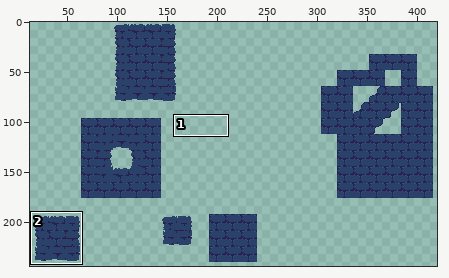
Pixel-art file: Assets/Sprites/Tiles/background_bricks.aseprite. The first picture is a wide view before the edit; the outline marks the close-up.
Close-up. Old version:
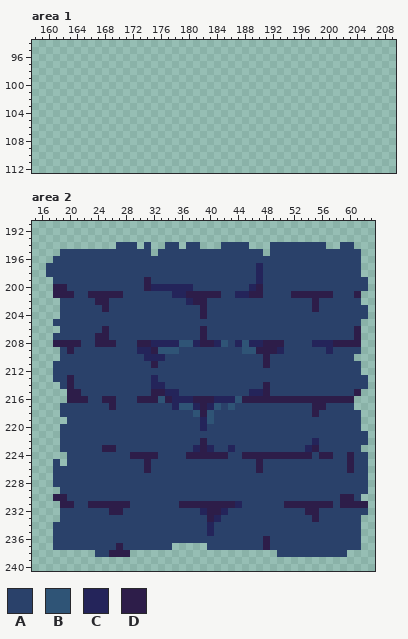
480x480 pixels, 1 frame. Shown: area 1: x 158..209, y 94..112; area 2: x 15..63, y 191..240. The wide view leaves out empty margins. The commit also changed other parts of the picture, which this record leaves out.
Palette (. is transparent): A #2a416a  B #2f5476  C #24245a  D #2d1d49
And afterwards:
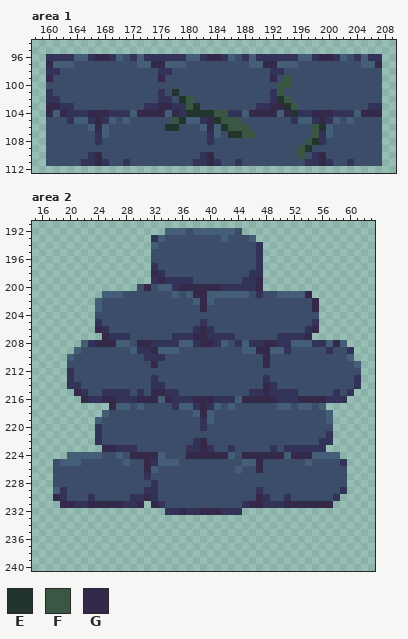
Colours new in this view: E #23342c  F #3a5744  G #352949
Changes in this commit:
colour A: #2a416a -> #3c4d6a
colour B: #2f5476 -> #435e76
colour C: #24245a -> #33335a
Area 1:
y 96: x 160..207 ................................................ -> CCCCBBCGGCBACBCCCCCCBBCGGCBACBCCCCCCBBCGGCBACBCC
y 97: x 160..207 ................................................ -> GBBBAAAAAAAAABBGGBBBAAAAAAAAABBGGBBBAAAAAAAAABBG
y 98: x 160..207 ................................................ -> CCAAAAAAAAAAAAAACCAAAAAAAAAAAAAACCAAAAAAAAAAAAAA
y 99: x 160..207 ................................................ -> GAAAAAAAAAAAAAAAGAAAAAAAAAAAAAAAGAFAAAAAAAAAAAAA
y 100: x 160..207 ................................................ -> AAAAAAAAAAAAAAAAAAAAAAAAAAAAAAAAAFFAAAAAAAAAAAAA
y 101: x 160..207 ................................................ -> CAAAAAAAAAAAAAAACAEAAAAAAAAAAAAACFAAAAAAAAAAAAAA
y 102: x 160..207 ................................................ -> CCAAAAAAAAAAAAAACCAEFAAAAAAAAAAACEFAAAAAAAAAAAAA
y 103: x 160..207 ................................................ -> GGCCAAAAAAAAAACCGGCCFEAAAAAAAACCGGEFAAAAAAAAAACC
y 104: x 160..207 ................................................ -> GBGCCCGGGCCCBGGGGBGCEEEEFFCCBGGGGBGECCGGGCCCBGGG
y 105: x 160..207 ................................................ -> AAACBBCGCBABAAAAAAFEBBCGEFFFAAAAAAACBBCGCBABAAAA
y 106: x 160..207 ................................................ -> AAAAAABGBAAAAAAAAEEAAABGBEFFFAAAAAAAAAFEBAAAAAAA
y 107: x 160..207 ................................................ -> AAAAAAACBAAAAAAAAAAAAAACBAEEFFAAAAAAAAFCBAAAAAAA
y 108: x 160..207 ................................................ -> AAAAAAACAAAAAAAAAAAAAAACAAAAAAAAAAAAAFECAAAAAAAA
y 109: x 160..207 ................................................ -> AAAAAAAAAAAAAAAAAAAAAAAAAAAAAAAAAAAAFEAAAAAAAAAA
y 110: x 160..207 ................................................ -> AAAAAACGAAAAAAAAAAAAAACGAAAAAAAAAAAAFACGAAAAAAAA
y 111: x 160..207 ................................................ -> AAAAACCGCAACAAAAAAAAACCGCAACAAAAAAAAACCGCAACAAAA
Area 2:
y 192: x 34..44 ........... -> BBBABBBBBBA
y 193: x 32..46 ............... -> CBAAAAAAAABAAAB
y 194: x 27..29 AAA -> ...; x 31..33 A.. -> .BA; x 36 . -> A; x 39..41 ... -> AAA; x 46..47 .. -> AC; x 49..56 AAAAAAAA -> ........; x 59..60 AA -> ..
y 195: x 19..32 AAAAAAAAAAAAA. -> .............A; x 47 A -> C; x 49..61 AAAAAAAAAAAAA -> .............
y 196: x 18..31 AAAAAAAAAAAAAA -> ..............; x 47..61 AAAAAAAAAAAAAAA -> C..............
y 197: x 17..32 AAAAAAAAAAAAAAAA -> ...............C; x 48..61 AAAAAAAAAAAAAA -> ..............
y 198: x 17..33 AAAAAAAAAAAAAAAAA -> ...............GC; x 46 A -> C; x 48..61 AAAAAAAAAAAAAA -> ..............
y 199: x 18..37 AAAAAAAAAAAAADAAAAAA -> ..............CGCCCC; x 45..62 AACAAAAAAAAAAAAAAA -> CCG...............
y 200: x 18..29 DDAAAAAAAAAA -> ............; x 31..34 DCCC -> GABB; x 36..45 CCAAAAAAAA -> GGGGGGCCCC; x 47..62 DAAAAAAAAAAAAAAA -> G...............
y 201: x 18..27 DDDAADDDDD -> .......BBB; x 35..47 CCDDDDDAACCDD -> BABGGBBBBBBAC; x 50..61 AADDDDDDAAAD -> BBBBG.......
y 202: x 19..25 AAAAADD -> .....BA; x 37..40 CDDA -> ABGB; x 55..61 DAAAAAA -> G......
y 203: x 19..25 AAAAAAD -> .....BA; x 39 D -> G; x 55..62 DAAAAAAA -> G.......
y 204: x 19..23 AAAAA -> .....; x 39 D -> A; x 56..62 AAAAAAA -> .......
y 205: x 18..24 AAAAAAA -> ......C; x 39 A -> C; x 55..61 AAAAAAA -> C......
y 206: x 19..25 AAAAAAD -> .....GC; x 38..40 ADA -> CGC; x 54..61 AAAAAAAD -> CG......
y 207: x 18..28 AAAAAADDAAA -> .......GCCC; x 35..43 AAAADAAAA -> CCCGGCCCC; x 50..61 AAAAAAAAAAAD -> CCCCG.......
y 208: x 18..28 DDDDAADDDAA -> ....BCGGGBB; x 30..31 DD -> GG; x 39..40 DD -> GG; x 48..54 DDDAAAA -> GGCCBBB; x 57..61 CDDDD -> BGB..
y 209: x 19..21 ADA -> ..B; x 29 A -> B; x 32 D -> G; x 47..51 DDDCA -> GGBBC; x 60..61 AA -> C.
y 210: x 19..20 AA -> .B; x 48 D -> G; x 60 A -> B
y 211: x 18..19 AA -> ..; x 32 D -> G; x 48 D -> G; x 61 A -> B
y 212: x 18..20 AAA -> ..C
y 213: x 18..20 AAD -> ..C; x 48 A -> C; x 61..62 AA -> C.
y 214: x 19..21 ADA -> .CC; x 48..49 DA -> GC; x 61..62 AA -> C.
y 215: x 20..22 DDA -> .GC; x 25..28 AAAA -> CCCC; x 30 A -> C; x 32..33 DD -> GG; x 48..52 DAAAA -> GCCCC; x 58 A -> C; x 60..61 AD -> C.
y 216: x 20..32 DDDAADDAAADDD -> ..GCCGGCCCGGG; x 34 D -> G; x 38..40 DDD -> GGG; x 45..60 DDDDDDDDDDDDDDDD -> GGGGGCCCGGGGCCC.
y 217: x 19..28 AAAAAAADAA -> .......GBB; x 30 A -> B; x 39 D -> G; x 50..51 AA -> BB; x 53..60 AADDAAAA -> BBAB....
y 218: x 19..25 AAAAAAA -> ......B; x 39 D -> G; x 55 D -> A; x 57..61 AAAAA -> B....
y 219: x 20..24 AAAAA -> ....B; x 57..61 AAAAA -> B....
y 220: x 19..24 AAAAAA -> .....C; x 58..61 AAAA -> ....
y 221: x 19..24 AAAAAA -> .....C; x 57..62 AAAAAA -> C.....
y 222: x 19..24 AAAAAA -> .....C; x 38..39 AD -> CG; x 55..62 CAAAAAAA -> ACC.....
y 223: x 19..29 AAAAAADDAAA -> ......GGCCC; x 37 A -> C; x 39 D -> G; x 49 A -> C; x 51..53 AAA -> CCC; x 55..61 DAAAAAA -> CC.....
y 224: x 20..24 AAAAA -> BBBBB; x 27 A -> B; x 29..33 DDDDA -> GGGGB; x 37..43 DDDDDDA -> GGGGGGB; x 45..62 DDDDDDDDDDADDAADAA -> GGGGGGBGGGBBBB....
y 225: x 19..21 .AA -> BBB; x 28 A -> B; x 31..35 DAAAA -> GCBBB; x 45..47 AAD -> BBG; x 54 A -> B; x 59..62 ADAA -> C...
y 226: x 31..32 DA -> GB; x 44 A -> B; x 47 D -> G; x 60..62 DAA -> ...
y 227: x 31 A -> C; x 60..62 AAA -> ...
y 228: x 32 A -> C; x 60..62 AAA -> ...
y 229: x 18..19 .A -> BC; x 31..32 AA -> CC; x 47 A -> C; x 59..62 AAAA -> C...
y 230: x 18..19 DD -> GC; x 23 A -> C; x 29..32 AAAA -> CCGC; x 47..48 AA -> GC; x 51 A -> C; x 58..61 ADDA -> C...
y 231: x 19..33 DDAADDDDDDAAAAA -> GGCCGGGGGCCG.GC; x 36..62 DDDDDDDDCAAAAAADDDDDDDADDDD -> AAAAAAAAACGGCCCGGGGGGG.....
y 232: x 19..41 AAAAAAADDAAAAAAAAAAACDD -> ...............CCGCCGGG; x 43..62 AAAAAAAAAAADDAAAAAAA -> CC..................
y 233: x 19..61 AAAAAAAAAAAAAAAAAAAAADCAAAAAAAAAAAAADAAAAAA -> ...........................................
y 234..235: x 18..61 AAAAAAAAAAAAAAAAAAAAAACAAAAAAAAAAAAAAAAAAAAA -> ............................................
y 236: x 18..61 AAAAAAAAAAAAAAAAAAAAAAAAAAAAAADAAAAAAAAAAAAA -> ............................................
y 237: x 18..34 AAAAAAAAADAAAAAAA -> .................; x 40..61 AAAAAAAADAAAAAAAAAAAAA -> ......................
y 238: x 24..28 AADDD -> .....; x 50..59 AAAAAAAAAA -> ..........
Pixel boxes of the changes (left, top, right, bottom) in both close-ups:
added: (46, 54, 382, 166)
changed: (46, 228, 368, 557)
